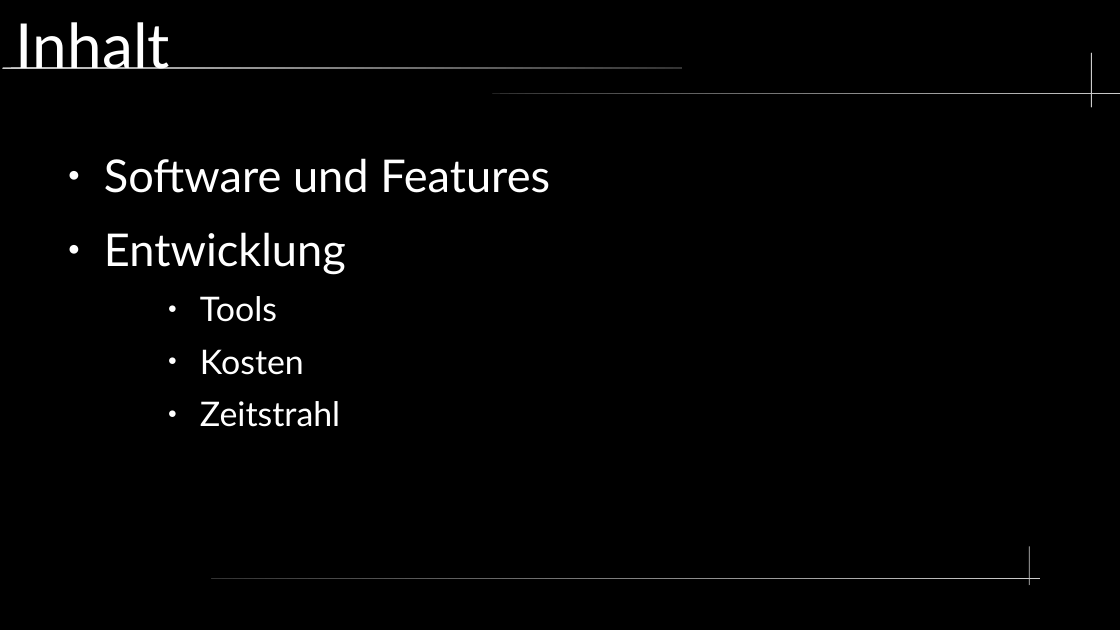
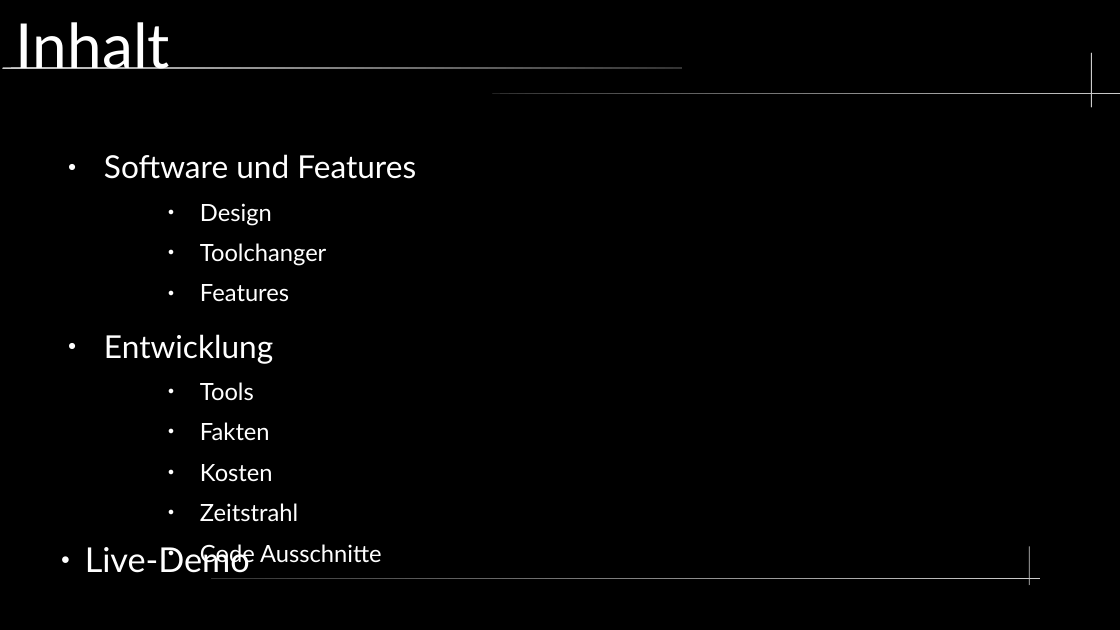
Before and after one commit to hyperbel/MatheProjekt22_23, a slide deck: slide 2 of Doc/Präsi/Präsentation.odp. Drawn at 1120x630 pixels with LibreOffice and Linux fonts; fonts in the diff are those of the drawing. Boxes give left, top, right and bottom in pixels: in the first picture for what was removed or moved away, otherwise in the second. Text is boxed around its words. In the diff, an @@ line names an element or a change of style, - is before the commit and + after.

```diff
--- a/Doc/Präsi/Präsentation.odp
+++ b/Doc/Präsi/Präsentation.odp
@@ text at (104, 154, 416, 521): size 32 to 22.4 pt in "Software und Features", "Entwicklung"; size 24 to 16.8 pt in "Tools", "Kosten", "Zeitstrahl" @@
@@ text at (200, 203, 326, 302): paragraphs added @@
+    ● Design
+    ● Toolchanger
+    ● Features
@@ text at (200, 422, 270, 440): paragraph added @@
+    ● Fakten
@@ text added at (85, 544, 250, 579), 24.3 pt, text #FFFFFF @@
+● Live-Demo
@@ text at (200, 544, 382, 567): paragraph added @@
+    ● Code Ausschnitte
```
Also in this commit, not shown: 11 other slides changed, 13 slides added, 2 slides removed.
